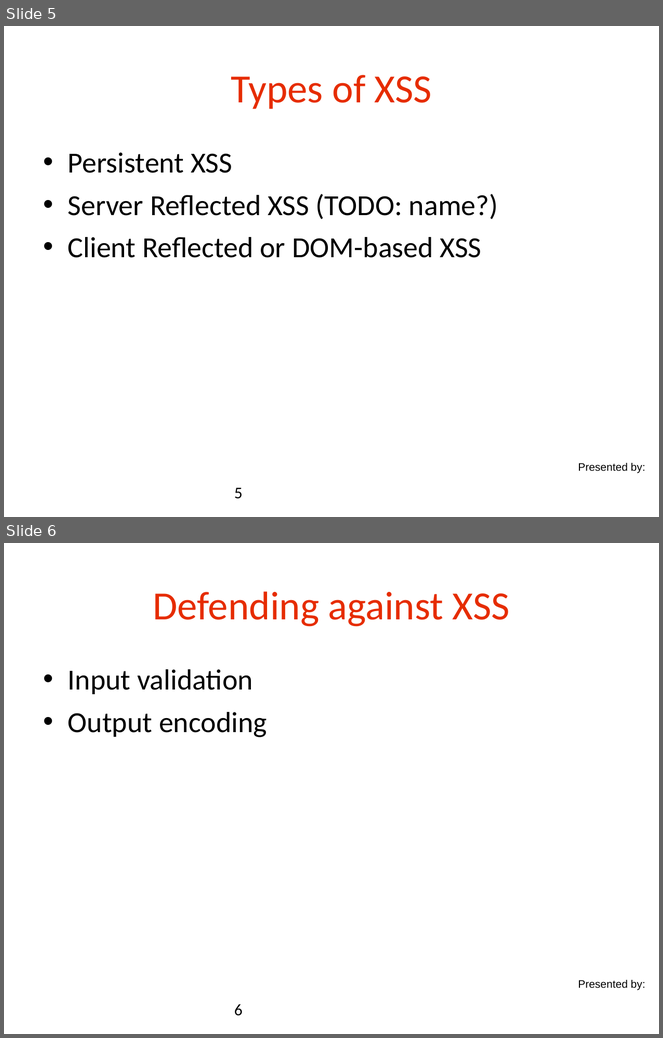
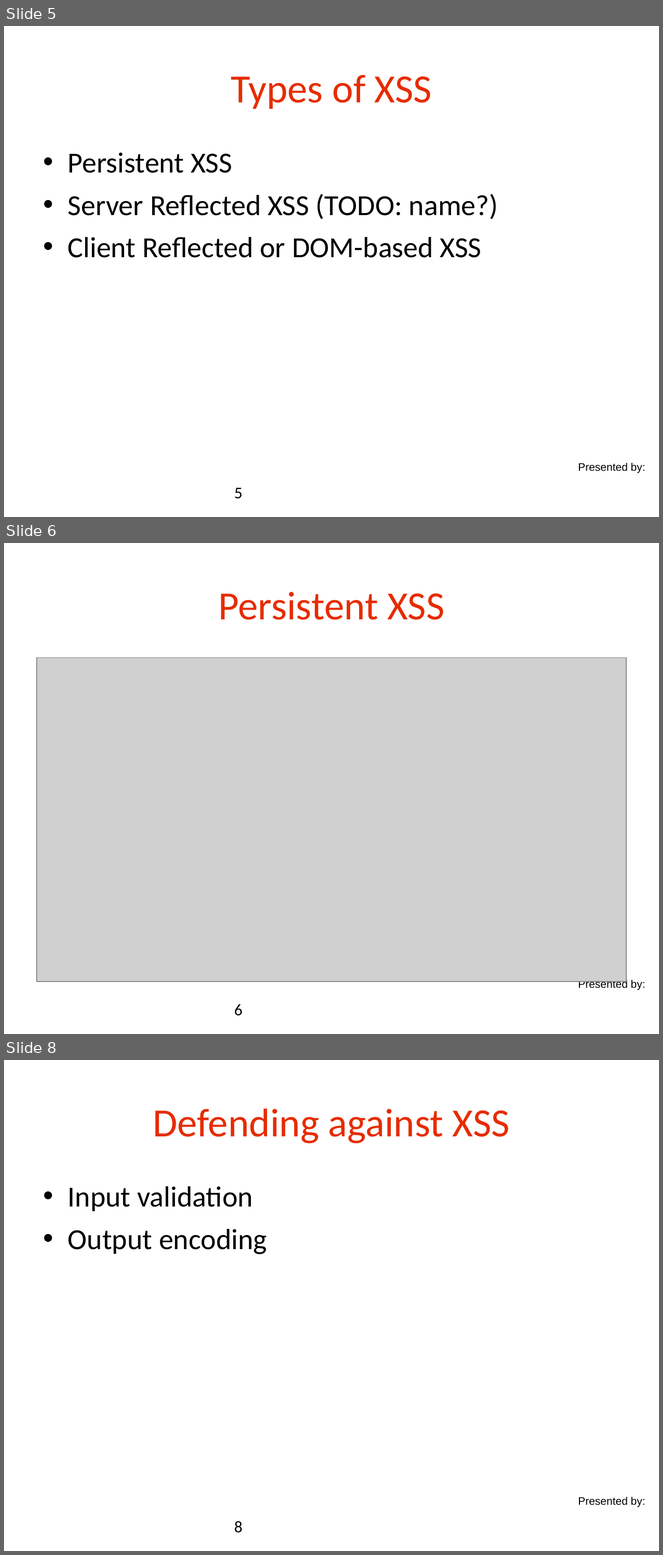
Before and after one commit to danielsomerfield/app-sec-presentation, a slide deck: AppSec Presentation Deck Day 4.ppt. Shown one above the other, each under a label of ours: slides 5 and 6 before the commit, slides 5, 6 and 8 after it; the slides between them are not shown. The pictures are 663x1038 and 663x1555 pixels, drawn with LibreOffice and Linux fonts; fonts in the diff are those of the drawing; grey boxes stand for pictures; background and template pictures are left out. Boxes give left, top, right and bottom in pixels: in the first picture for what was removed or moved away, otherwise in the second. Text is boxed around its words. In the diff, an @@ line names an element or a change of style, - is before the commit and + after.

```diff
--- a/AppSec Presentation Deck Day 4.ppt
+++ b/AppSec Presentation Deck Day 4.ppt
@@ slide 6 added at <box>4,543,659,1034</box>, background #FFFFFF; not listed: 1 template element that a slide beside it also shows @@
@@ title added at <box>218,592,444,620</box>, 44 pt, text #E62C00 @@
+Persistent XSS
@@ picture added at <box>37,657,626,982</box> @@
@@ page number added at <box>234,1004,243,1016</box>, 18 pt, text #000000 @@
+6
@@ what was slide 6 is now slide 8 @@
@@ page number at <box>234,1521,243,1533</box>: text changed @@
-6
+8
```
Also in this commit, not shown: 2 other slides added.
